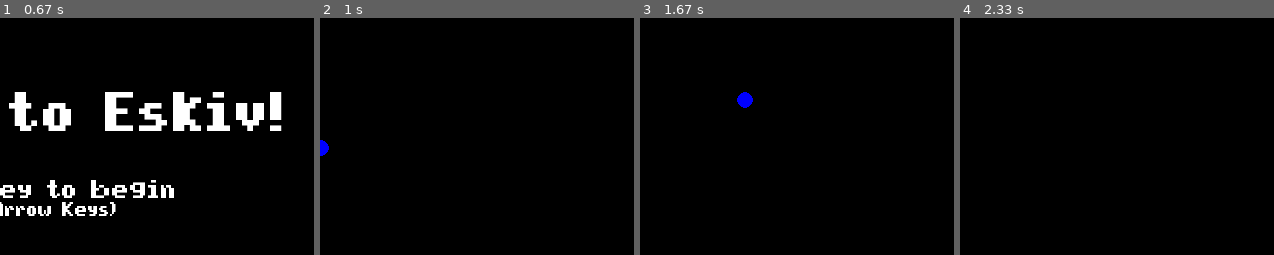
Above: before the commit, frames 1-4 (left to right).
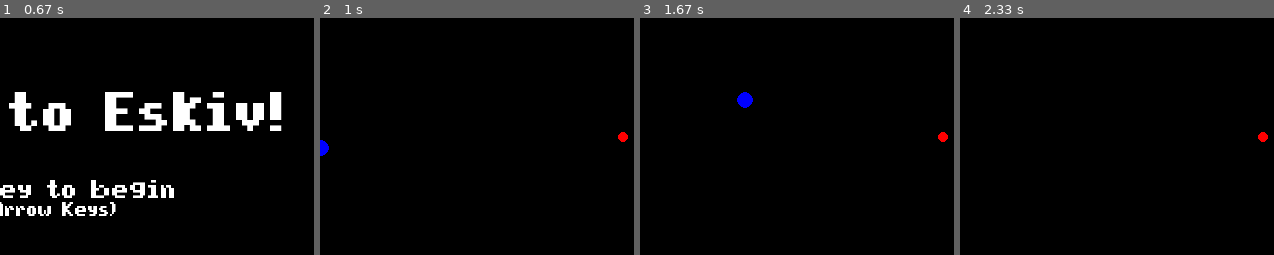
Above: after the commit, the same moments.

Repository: arimendelow/python_games
Game: pygame game, started from eskiv/eskiv.py
Same seed, same stepped clock (60 frames per second), same inputs: the game is played once before the commit and once after it.
Inputs:
- Up to frame 1 (0.67 s): hold Right from 0.33 s (still down)
- Up to frame 2 (1 s): release Right at 0.8 s; hold Up from 0.83 s (still down)
- Up to frame 3 (1.67 s): release Up at 1.18 s; hold Right from 1.22 s (still down)
- Up to frame 4 (2.33 s): release Right at 1.68 s; hold Left 1.72-2.25 s; hold Down from 2.28 s (still down)
The pictures show only the part of the screen within x 50-100%, y 14-64%; the shares and areas given below are measured in that part.

Frame 1 is identical in both runs. In frame 2, 0.1% of the frame differs, in the area x 94-99%, y 48-53%; in frame 3, 0.1%; in frame 4, 0.1%.

Commit message:
Add obstacle generation

Diff:
--- a/eskiv/eskiv.py
+++ b/eskiv/eskiv.py
@@ -91,7 +91,7 @@
 		obj.draw(win)
 		# Obstacles
 	for obst in obsts:
-		obst.draw(obst)
+		obst.draw(win)
 
 	# Need to refresh the window to show any updates, ie draws
 	pygame.display.update()
@@ -174,6 +174,9 @@
 	# Generate our first objective
 	generateObj()
 
+	# Generate our first obstacle
+	generateObst()
+
 	run = True
 	while run:
 
@@ -220,10 +223,7 @@
 					score += 1
 					objs.pop(objs.index(obj))
 					generateObj()
-			# Generate new objective
-			#todo
-			# Generate new bad guy
-			#todo
+					generateObst()
 
 		redrawGameWindow()
 
